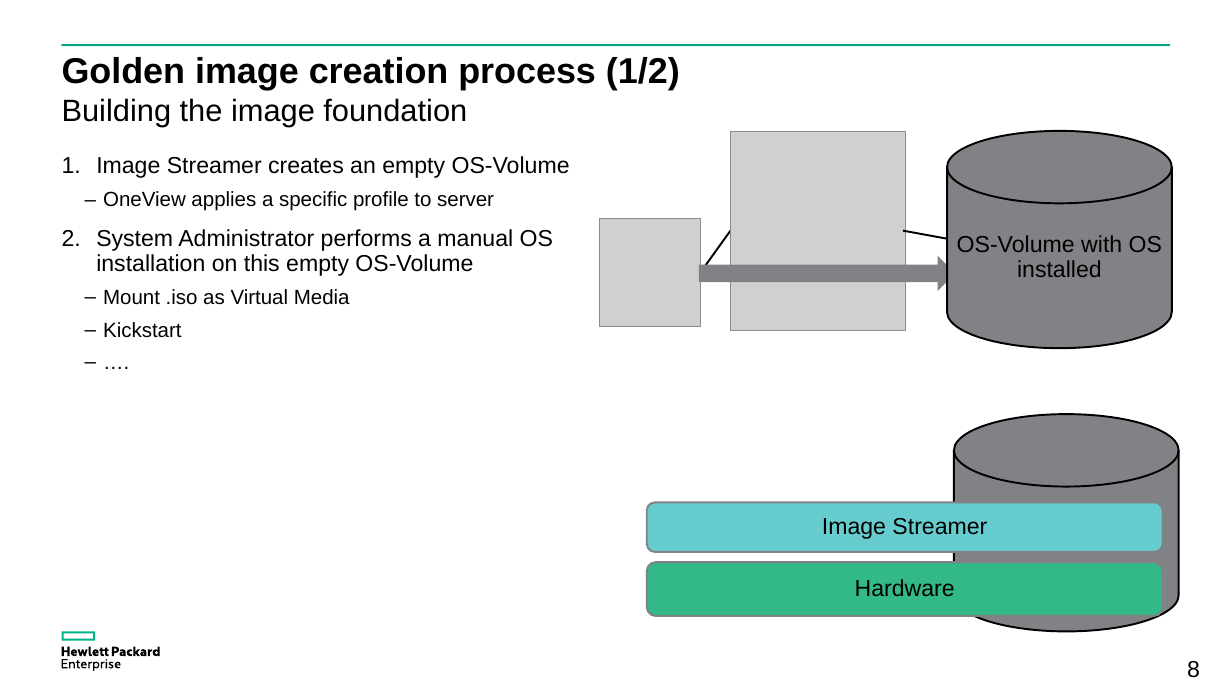
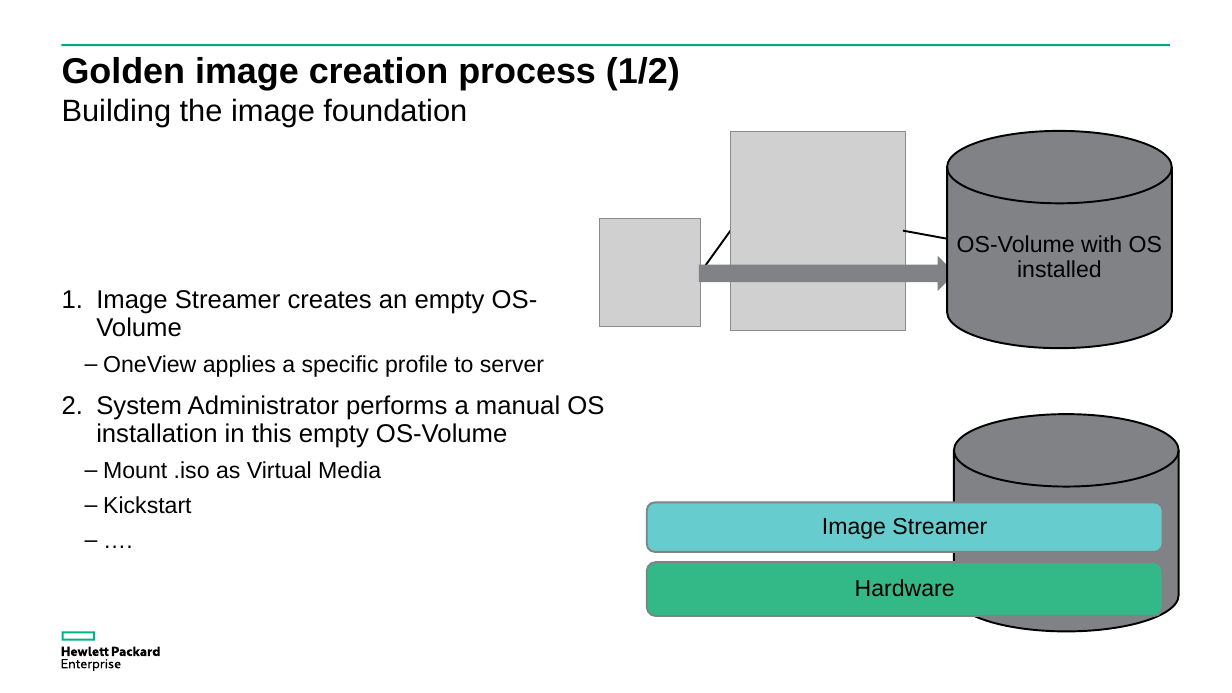
Before and after one commit to donzef/image-streamer-linux, a slide deck: slide 8 of docs/Guestfish-and-ImageStreamer.ppsx. Drawn at 1232x693 pixels with LibreOffice and Linux fonts; fonts in the diff are those of the drawing; grey boxes stand for pictures. Boxes give left, top, right and bottom in pixels: in the first picture for what was removed or moved away, otherwise in the second. Text is boxed around its words. In the diff, an @@ line names an element or a change of style, - is before the commit and + after.

```diff
--- a/docs/Guestfish-and-ImageStreamer.ppsx
+++ b/docs/Guestfish-and-ImageStreamer.ppsx
@@ text at box(96, 290, 544, 514): size 18 to 20 pt in "Image Streamer creates an empty OS-Volume"; size 16 to 18 pt in "OneView applies a specific profile to server", "Mount .iso as Virtual Media", "Kickstart", "…." @@
@@ text at box(96, 395, 604, 448): text changed; size 18 to 20 pt @@
-2. System Administrator performs a manual OS installation on this empty OS-Volume
+2. System Administrator performs a manual OS installation in this empty OS-Volume
@@ page number removed at box(1187, 661, 1200, 678) @@
-8
```
Also in this commit, not shown: 14 other slides changed, 2 slides added, 1 slide removed, 2 other files.
